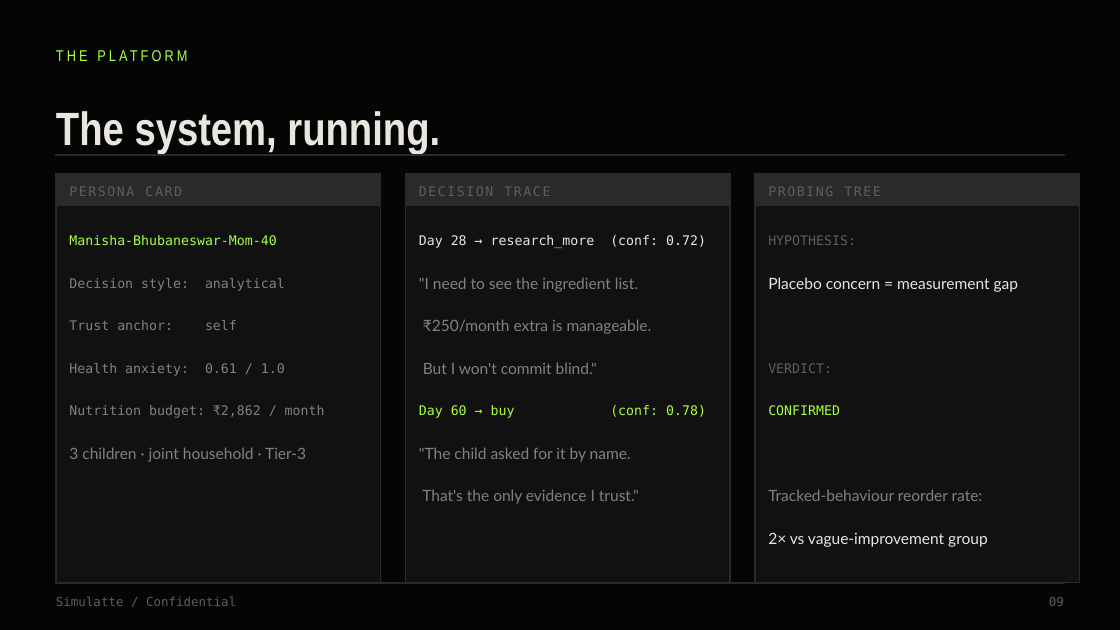
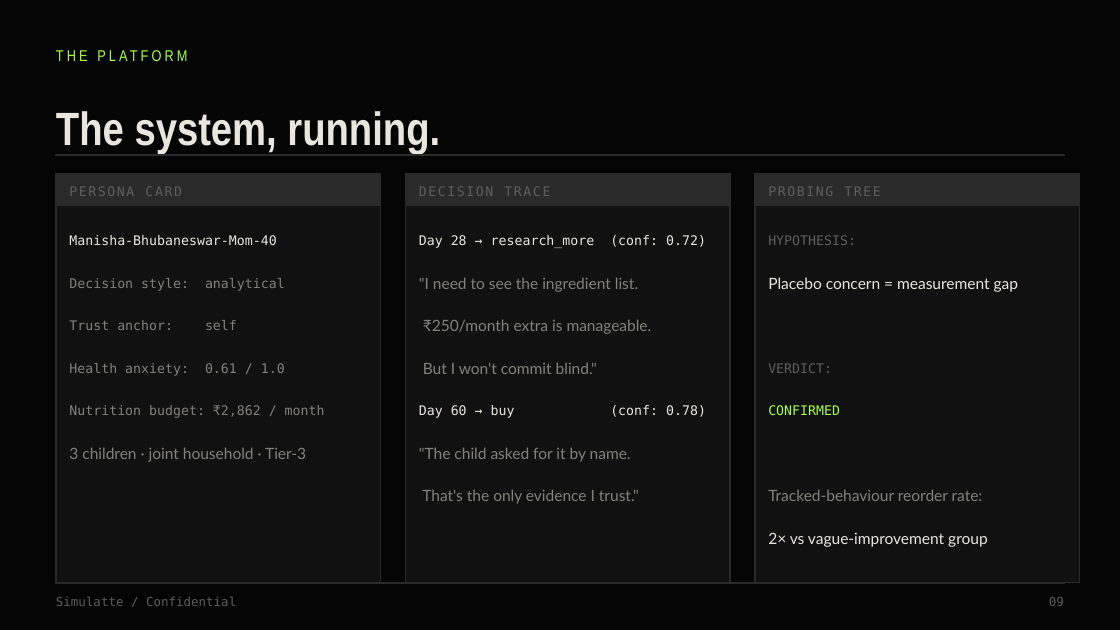
Before and after one commit to Iqbalahmed7/littlejoys-persona-engine1, a slide deck: slide 9 of reports/Simulatte_LittleJoys_PitchDeck.pptx. Drawn at 1120x630 pixels with LibreOffice and Linux fonts; fonts in the diff are those of the drawing. Boxes give left, top, right and bottom in pixels: in the first picture for what was removed or moved away, otherwise in the second. Text is boxed around its words. In the diff, an @@ line names an element or a change of style, - is before the commit and + after.

```diff
--- a/reports/Simulatte_LittleJoys_PitchDeck.pptx
+++ b/reports/Simulatte_LittleJoys_PitchDeck.pptx
@@ text "Manisha-Bhubaneswar-Mom-40" at (69,235,276,245): text colour #A8FF3E to #E9E6DF @@
@@ text "Day 60 → buy (conf: ..." at (419,405,706,418): text colour #A8FF3E to #E9E6DF @@
```
Also in this commit, not shown: 15 other slides changed, 1 other file.
